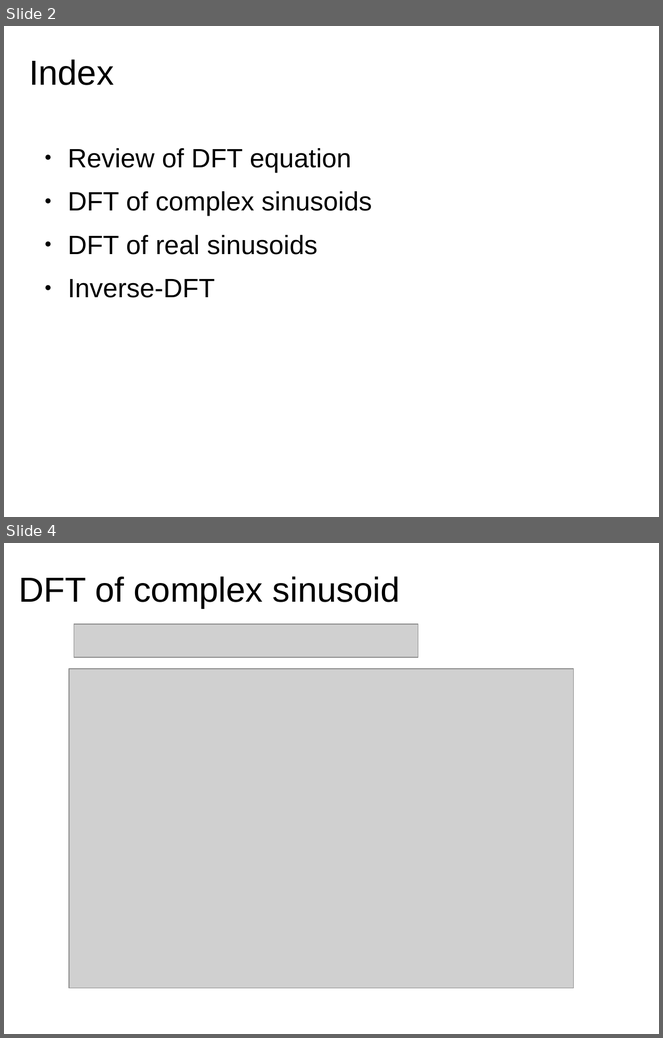
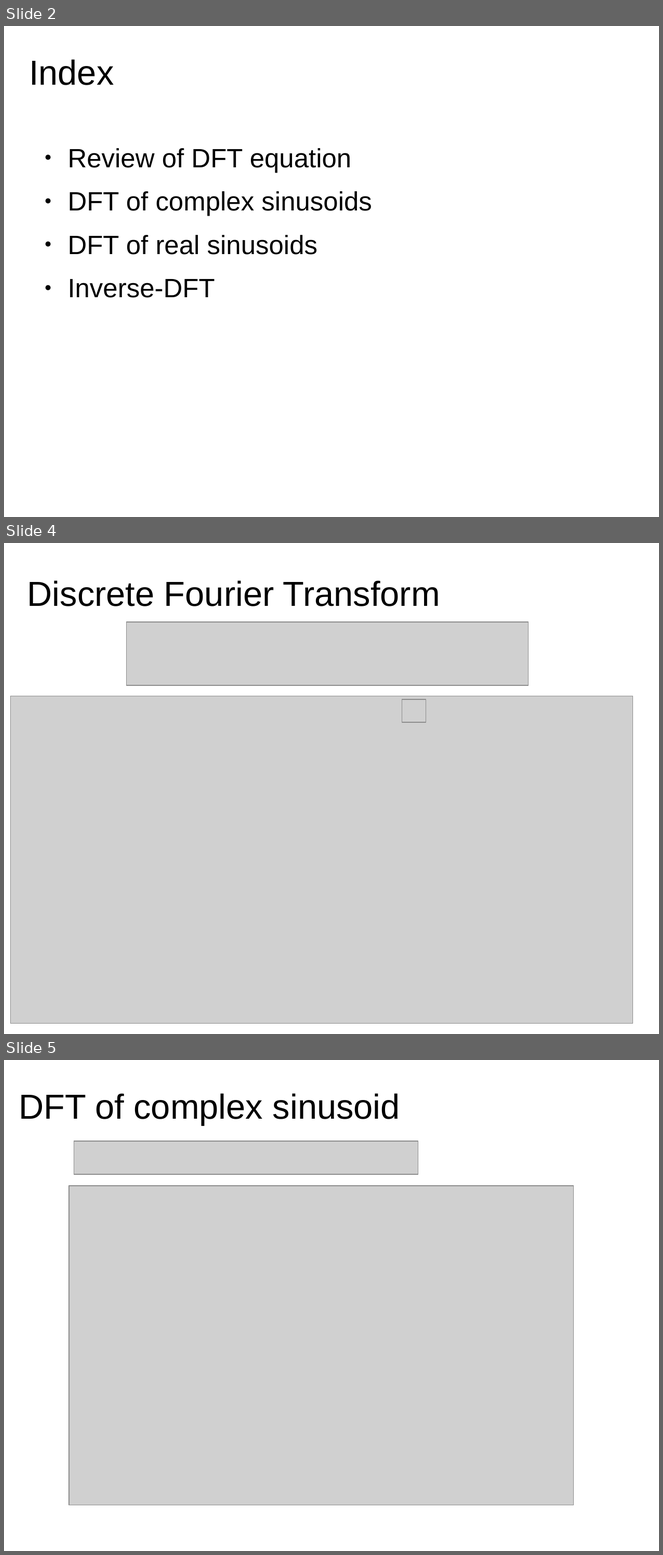
Before and after one commit to MTG/sms-tools, a slide deck: lectures/2-DFT/2T2-DFT-2.odp. Shown one above the other, each under a label of ours: slides 2 and 4 before the commit, slides 2, 4 and 5 after it; the slides between them are not shown. The pictures are 663x1038 and 663x1555 pixels, drawn with LibreOffice and Linux fonts; fonts in the diff are those of the drawing; grey boxes stand for pictures. Boxes give left, top, right and bottom in pixels: in the first picture for what was removed or moved away, otherwise in the second. Text is boxed around its words. In the diff, an @@ line names an element or a change of style, - is before the commit and + after.

Commit message:
changes to lectures

```diff
--- a/lectures/2-DFT/2T2-DFT-2.odp
+++ b/lectures/2-DFT/2T2-DFT-2.odp
@@ slide 4 added at (x1=4, y1=543, x2=659, y2=1034), background #FFFFFF @@
@@ title added at (x1=27, y1=580, x2=440, y2=606), 38.2 pt, text #000000 @@
+Discrete Fourier Transform
@@ picture added at (x1=127, y1=622, x2=528, y2=686) @@
@@ picture added at (x1=11, y1=696, x2=633, y2=1024) @@
@@ picture added at (x1=402, y1=700, x2=427, y2=722) @@
@@ what was slide 4 is now slide 5 @@
```
Also in this commit, not shown: 1 slide changed, 36 other files.
